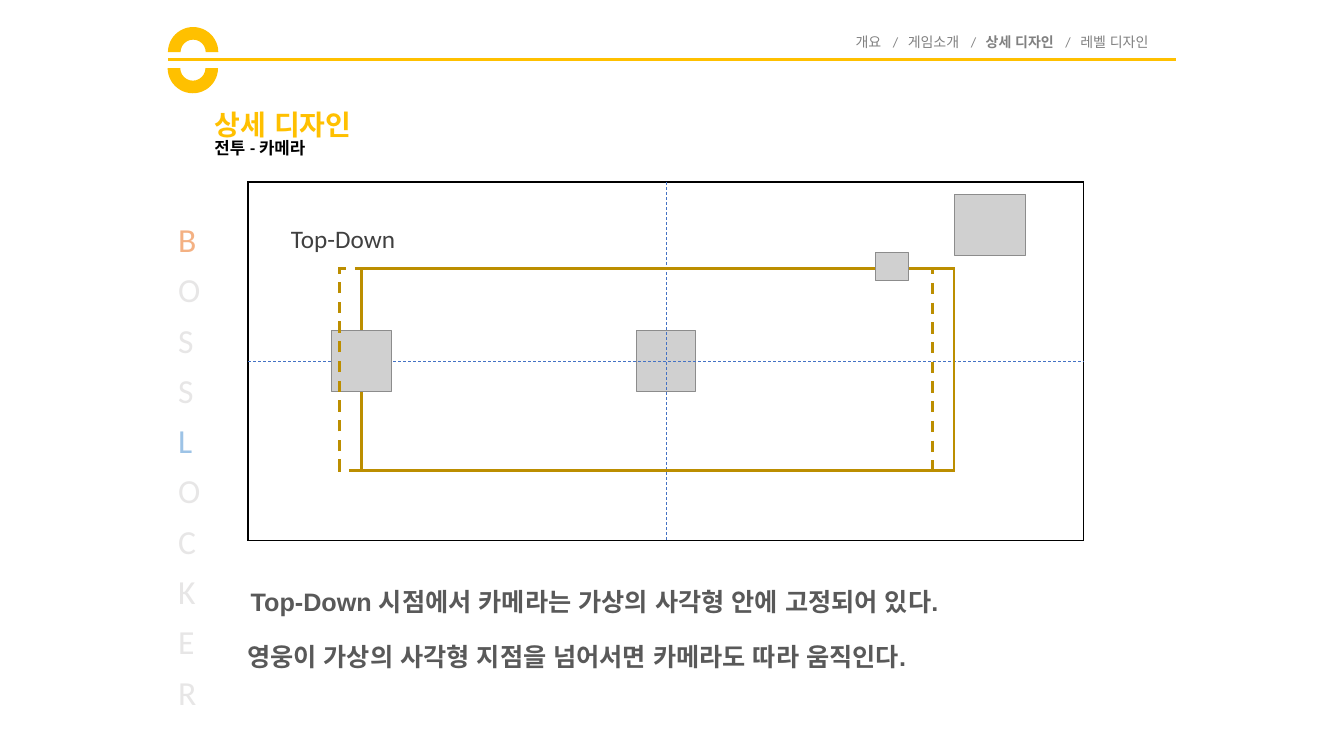
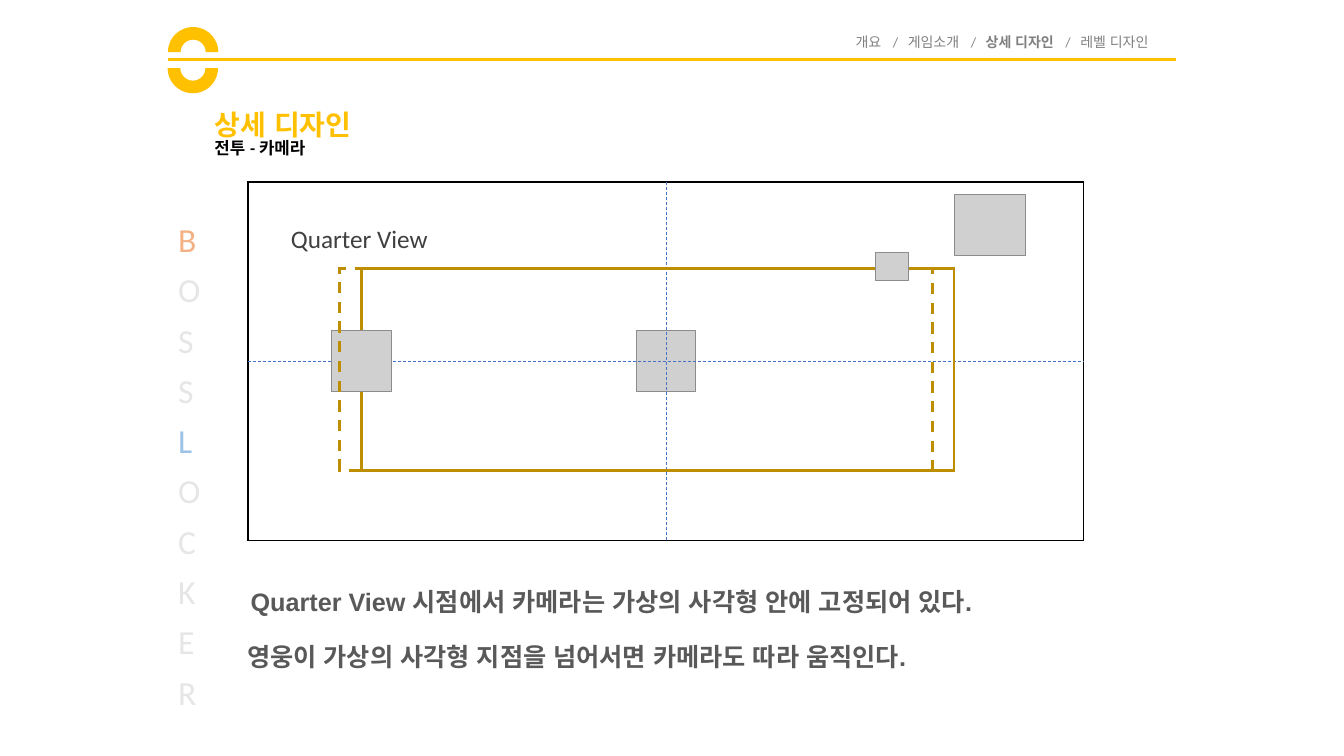
Before and after one commit to goddun/Report, a slide deck: slide 16 of boss_locker.pptx. Drawn at 1344x756 pixels with LibreOffice and Linux fonts; fonts in the diff are those of the drawing; grey boxes stand for pictures. Boxes give left, top, right and bottom in pixels: in the first picture for what was removed or moved away, otherwise in the second. Text is boxed around its words. In the diff, an @@ line names an element or a change of style, - is before the commit and + after.

Commit message:
Quarter View

```diff
--- a/boss_locker.pptx
+++ b/boss_locker.pptx
@@ text at [291, 230, 427, 252]: text changed @@
-Top-Down
+Quarter View
@@ text at [251, 589, 972, 616]: text changed @@
-Top-Down 시점에서 카메라는 가상의 사각형 안에 고정되어 있다.
+Quarter View 시점에서 카메라는 가상의 사각형 안에 고정되어 있다.
```
Also in this commit, not shown: 3 other slides changed, 1 other file.
